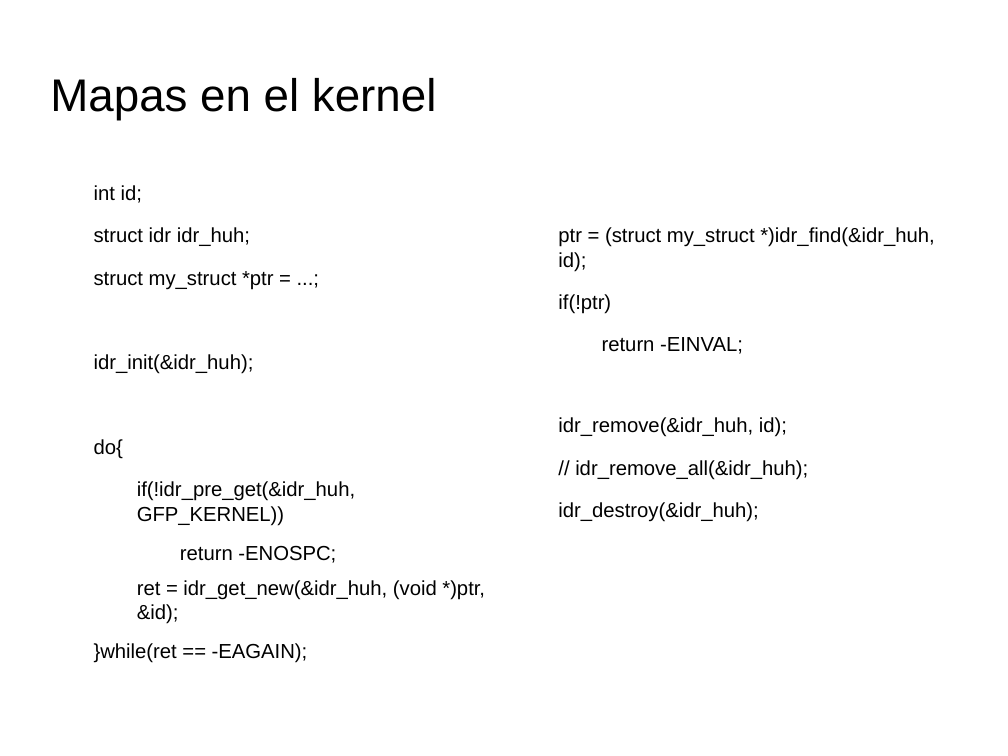
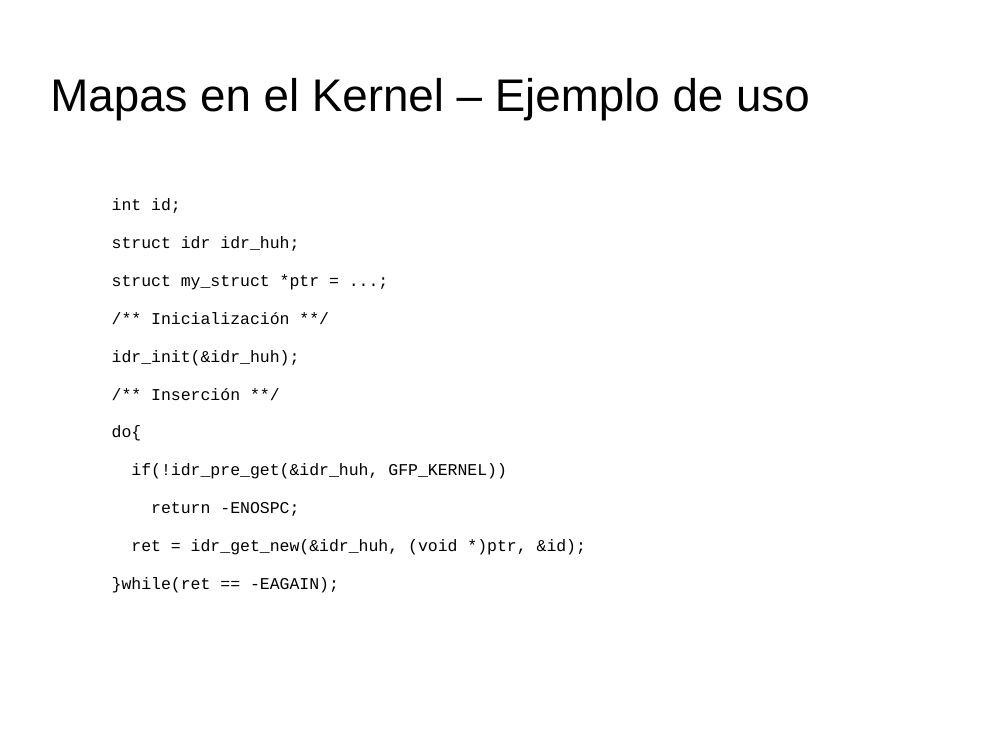
Before and after one commit to tombe85/lin, a slide deck: slide 9 of presentacion/EstructurasDeDatosKernel.odp. Drawn at 1008x756 pixels with LibreOffice and Linux fonts; fonts in the diff are those of the drawing; background and template pictures are left out. Boxes give left, top, right and bottom in pixels: in the first picture for what was removed or moved away, otherwise in the second. Text is boxed around its words. In the diff, an @@ line names an element or a change of style, - is before the commit and + after.

Commit message:
Avances presentación mapas

```diff
--- a/presentacion/EstructurasDeDatosKernel.odp
+++ b/presentacion/EstructurasDeDatosKernel.odp
@@ title at (50,78,810,121): text changed @@
-Mapas en el kernel
+Mapas en el Kernel – Ejemplo de uso
@@ text "int id;": place and size @@
-text "int id;" at (94,185,485,624)
+text "int id;" at (112,198,586,593)
@@ text at (112,198,586,593): size 16 to 13 pt, font Arial to Courier New in "int id;", "struct idr idr_huh;", "struct my_struct *ptr = ...;", "idr_init(&idr_huh);" and 5 more places; list level 2 to 1 in "if(!idr_pre_get(&idr_huh, GFP_KERNEL))"; list level 3 to 1 in "return -ENOSPC;"; list level 2 to 1 in "ret = idr_get_new(&idr_huh, (void *)ptr, ..." @@
@@ text removed at (558,227,935,522) @@
-ptr = (struct my_struct *)idr_find(&idr_huh, id);
-if(!ptr)
-  return -EINVAL;
-idr_remove(&idr_huh, id);
-// idr_remove_all(&idr_huh);
-idr_destroy(&idr_huh);
@@ text at (151,312,289,324): paragraph added @@
+/** Inicialización **/
@@ text at (151,388,240,400): paragraph added @@
+/** Inserción **/
```
Also in this commit, not shown: 5 other slides changed, 1 slide added.
